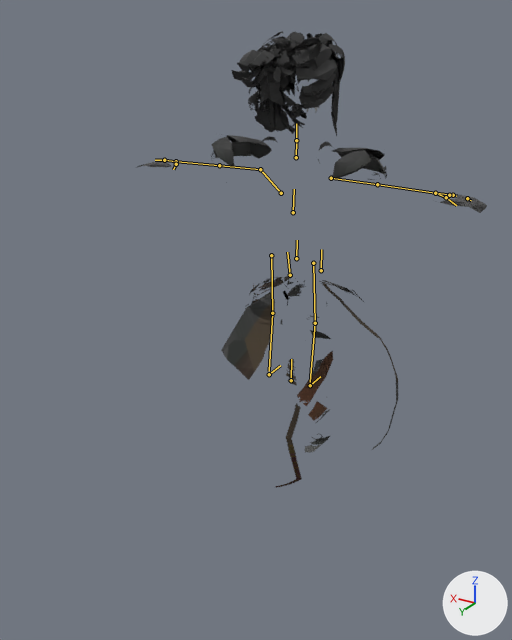
An edit to the glTF model client-xr/public/models/characters/Warrior_Tintable.gltf, drawn before and after from the same camera.
Before and after are seen from a camera (50 mm lens) standing at (-2.66, 5.05, 3.04) and looking at (-0.16, 0.88, 0.95). The axes (+X, +Y, +Z) are drawn at lower right. The lights are the same throughout. The picture after the commit comes second. The bones that change, and the others that lie on the model, are drawn over the model as lines.

In view in the first picture: 'Face_Skin', 'Icosphere_Outfit', 'ShoulderPad.L_Outfit', 'ShoulderPad.R_Outfit', 'Warrior_Body_Outfit'.
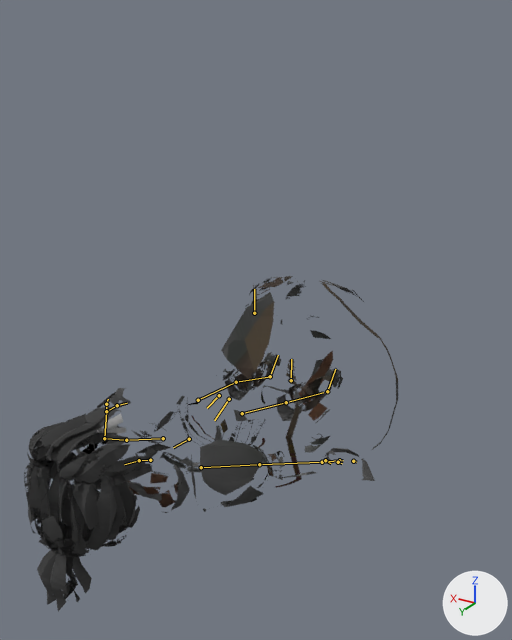
The newer file adds an action. The first version stands in its rest pose; the second is drawn at frame 27 of the action 'Death'.

What differs and where, as boxes [x1, y1, x2, y2] in the pictures (512 x 640 px):
```json
{"object": "Warrior_Body_Skin", "change": "posed", "after": [29, 343, 355, 541], "on screen": "not visible before"}
{"object": "Face_Skin", "change": "posed", "before": [231, 31, 345, 136], "on screen": "not visible afterwards"}
{"object": "Face_Outfit", "change": "posed", "after": [24, 428, 158, 611], "on screen": "not visible before"}
{"object": "Warrior_Body_Outfit", "change": "posed", "before": [135, 144, 487, 388], "on screen": "not visible afterwards"}
{"object": "ShoulderPad.R_Outfit", "change": "posed", "before": [318, 142, 387, 180], "after": [191, 438, 272, 512], "on screen": "17% wider, 92% taller"}
{"object": "ShoulderPad.L_Outfit", "change": "posed", "before": [211, 135, 277, 167], "after": [77, 407, 121, 470]}
{"bone": "Foot.L", "before": "(269, 374) to (280, 365)", "after": "(270, 376) to (278, 355)"}
{"bone": "Body", "before": "(296, 258) to (297, 240)", "after": "(219, 395) to (207, 408)"}
{"bone": "Torso", "before": "(293, 212) to (294, 189)", "after": "(189, 439) to (173, 447)"}
{"bone": "Neck", "before": "(296, 157) to (296, 140)", "after": "(150, 460) to (139, 460)"}
{"bone": "Head", "before": "(296, 140) to (296, 123)", "after": "(139, 460) to (124, 464)"}
{"bone": "UpperArm.L", "before": "(260, 169) to (219, 165)", "after": "(126, 440) to (104, 438)"}
{"bone": "LowerArm.L", "before": "(219, 165) to (176, 161)", "after": "(104, 438) to (106, 411)"}
{"bone": "UpperArm.R", "before": "(331, 178) to (377, 184)", "after": "(201, 467) to (259, 464)"}
{"bone": "LowerArm.R", "before": "(377, 184) to (435, 193)", "after": "(259, 464) to (322, 462)"}
{"bone": "Weapon.R", "before": "(449, 195) to (453, 196)", "after": "(338, 462) to (342, 463)"}
{"bone": "UpperLeg.L", "before": "(271, 255) to (272, 313)", "after": "(198, 400) to (236, 382)"}
{"bone": "UpperLeg.R", "before": "(313, 263) to (315, 323)", "after": "(242, 413) to (286, 402)"}
{"bone": "LowerLeg.R", "before": "(315, 323) to (310, 382)", "after": "(286, 402) to (323, 392)"}
{"bone": "Foot.R", "before": "(310, 385) to (320, 376)", "after": "(327, 391) to (335, 369)"}
```

The change, as JSON lines over the scene's bpy script:
```json
{"block": "bone_foot_l", "where": "bone_foot_l = bpy.data.objects['CharacterArmature'].pose.bones['Foot.L']  # child of 'Root'"}
{"op": "set", "path": "bone_foot_l.location", "old": "(0.0, 0.0, 0.0)", "new": "(0.022, -0.017, -0.009)"}
{"op": "set", "path": "bone_foot_l.rotation_quaternion", "old": "(1.0, 0.0, 0.0, 0.0)", "new": "(0.918, 0.396, 0.0, 0.0)", "note": "degrees (0, 0, 0) -> degrees (47, 0, 0)"}
{"block": "bone_body", "where": "bone_body = bpy.data.objects['CharacterArmature'].pose.bones['Body']  # child of 'Root'"}
{"op": "set", "path": "bone_body.location", "old": "(0.0, 0.0, 0.0)", "new": "(0.0, -0.742, -1.214)"}
{"op": "set", "path": "bone_body.rotation_quaternion", "old": "(1.0, 0.0, 0.0, 0.0)", "new": "(0.639, -0.769, 0.0, 0.0)", "note": "degrees (0, 0, 0) -> degrees (-101, 0, 0)"}
{"block": "bone_torso", "where": "bone_torso = bpy.data.objects['CharacterArmature'].pose.bones['Torso']  # child of 'Abdomen'"}
{"op": "set", "path": "bone_torso.rotation_quaternion", "old": "(1.0, 0.0, 0.0, 0.0)", "new": "(0.99, 0.139, 0.0, 0.0)", "note": "degrees (0, 0, 0) -> degrees (16, 0, 0)"}
{"block": "bone_neck", "where": "bone_neck = bpy.data.objects['CharacterArmature'].pose.bones['Neck']  # child of 'Torso'"}
{"op": "set", "path": "bone_neck.rotation_quaternion", "old": "(1.0, 0.0, 0.0, 0.0)", "new": "(0.979, 0.202, 0.0, 0.0)", "note": "degrees (0, 0, 0) -> degrees (23, 0, 0)"}
{"block": "bone_head", "where": "bone_head = bpy.data.objects['CharacterArmature'].pose.bones['Head']  # child of 'Neck'"}
{"op": "set", "path": "bone_head.rotation_quaternion", "old": "(1.0, 0.0, 0.0, 0.0)", "new": "(0.994, -0.105, 0.007, -0.041)", "note": "degrees (0, 0, 0) -> degrees (-12, 0, -5)"}
{"block": "bone_upperarm_l", "where": "bone_upperarm_l = bpy.data.objects['CharacterArmature'].pose.bones['UpperArm.L']  # child of 'Shoulder.L'"}
{"op": "set", "path": "bone_upperarm_l.rotation_quaternion", "old": "(1.0, 0.0, 0.0, 0.0)", "new": "(0.923, -0.221, 0.289, 0.126)", "note": "degrees (0, 0, 0) -> degrees (-25, 36, 7)"}
{"block": "bone_lowerarm_l", "where": "bone_lowerarm_l = bpy.data.objects['CharacterArmature'].pose.bones['LowerArm.L']  # child of 'UpperArm.L'"}
{"op": "set", "path": "bone_lowerarm_l.rotation_quaternion", "old": "(1.0, 0.0, 0.0, 0.0)", "new": "(0.938, -0.045, 0.207, -0.275)", "note": "degrees (0, 0, 0) -> degrees (-12, 21, -35)"}
{"block": "bone_upperarm_r", "where": "bone_upperarm_r = bpy.data.objects['CharacterArmature'].pose.bones['UpperArm.R']  # child of 'Shoulder.R'"}
{"op": "set", "path": "bone_upperarm_r.rotation_quaternion", "old": "(1.0, 0.0, 0.0, 0.0)", "new": "(0.935, -0.332, -0.112, 0.053)", "note": "degrees (0, 0, 0) -> degrees (-40, -10, 10)"}
{"block": "bone_lowerarm_r", "where": "bone_lowerarm_r = bpy.data.objects['CharacterArmature'].pose.bones['LowerArm.R']  # child of 'UpperArm.R'"}
{"op": "set", "path": "bone_lowerarm_r.rotation_quaternion", "old": "(1.0, 0.0, 0.0, 0.0)", "new": "(0.797, -0.069, -0.599, -0.001)", "note": "degrees (0, 0, 0) -> degrees (-22, -73, 16)"}
{"block": "bone_weapon_r", "where": "bone_weapon_r = bpy.data.objects['CharacterArmature'].pose.bones['Weapon.R']  # child of 'Fist1.R'"}
{"op": "set", "path": "bone_weapon_r.rotation_quaternion", "old": "(1.0, 0.0, 0.0, 0.0)", "new": "(0.963, -0.01, 0.048, -0.264)", "note": "degrees (0, 0, 0) -> degrees (-3, 5, -31)"}
{"block": "bone_upperleg_l", "where": "bone_upperleg_l = bpy.data.objects['CharacterArmature'].pose.bones['UpperLeg.L']  # child of 'Body'"}
{"op": "set", "path": "bone_upperleg_l.rotation_quaternion", "old": "(1.0, 0.0, 0.0, 0.0)", "new": "(0.976, 0.218, -0.009, 0.005)", "note": "degrees (0, 0, 0) -> degrees (25, -1, 0)"}
{"block": "bone_upperleg_r", "where": "bone_upperleg_r = bpy.data.objects['CharacterArmature'].pose.bones['UpperLeg.R']  # child of 'Body'"}
{"op": "set", "path": "bone_upperleg_r.rotation_quaternion", "old": "(1.0, 0.0, 0.0, 0.0)", "new": "(0.958, 0.262, -0.104, 0.049)", "note": "degrees (0, 0, 0) -> degrees (30, -13, 2)"}
{"block": "bone_lowerleg_r", "where": "bone_lowerleg_r = bpy.data.objects['CharacterArmature'].pose.bones['LowerLeg.R']  # child of 'UpperLeg.R'"}
{"op": "set", "path": "bone_lowerleg_r.rotation_quaternion", "old": "(1.0, 0.0, 0.0, 0.0)", "new": "(0.996, -0.089, 0.0, 0.0)", "note": "degrees (0, 0, 0) -> degrees (-10, 0, 0)"}
{"block": "bone_foot_r", "where": "bone_foot_r = bpy.data.objects['CharacterArmature'].pose.bones['Foot.R']  # child of 'Root'"}
{"op": "set", "path": "bone_foot_r.location", "old": "(0.0, 0.0, 0.0)", "new": "(0.17, 0.001, -0.009)"}
{"op": "set", "path": "bone_foot_r.rotation_quaternion", "old": "(1.0, 0.0, 0.0, 0.0)", "new": "(0.918, 0.396, 0.0, 0.0)", "note": "degrees (0, 0, 0) -> degrees (47, 0, 0)"}
```
